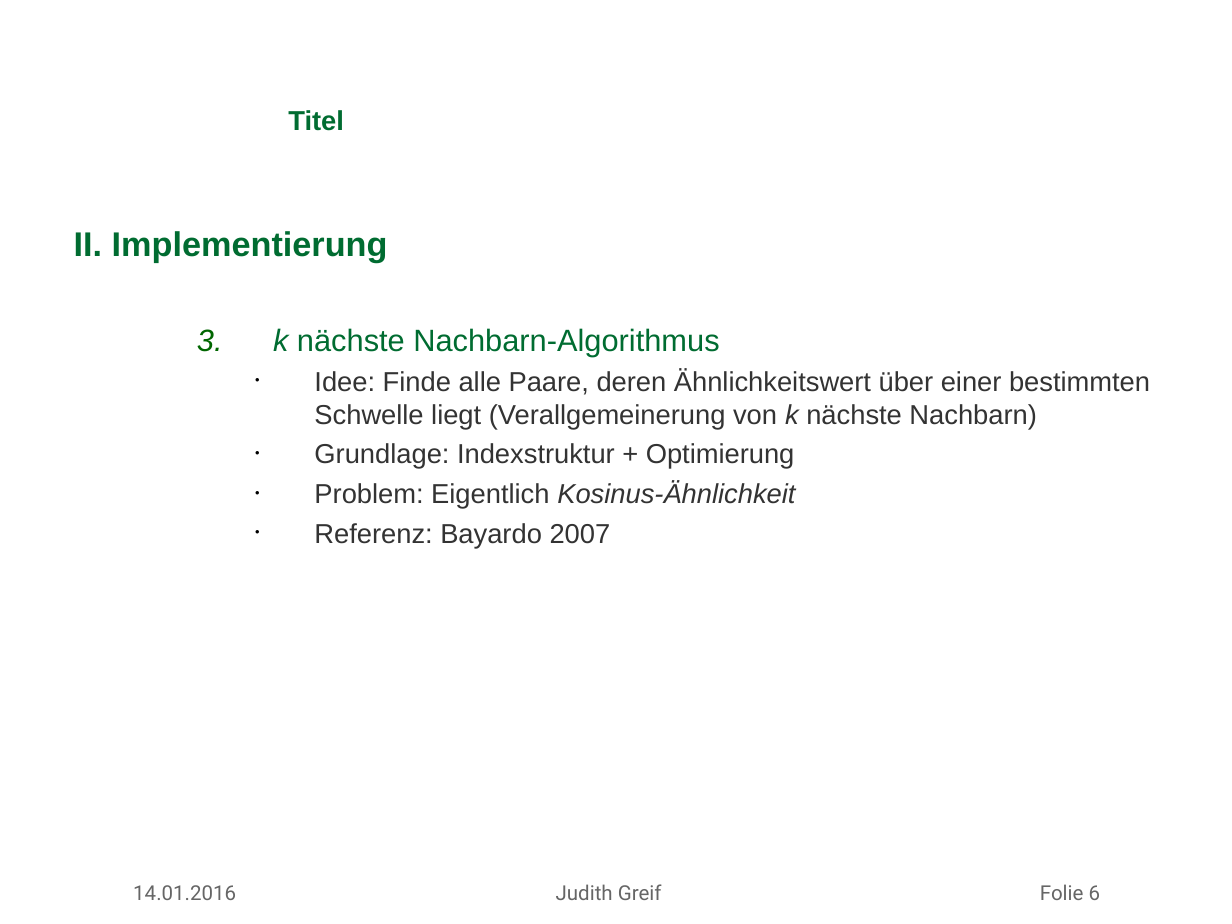
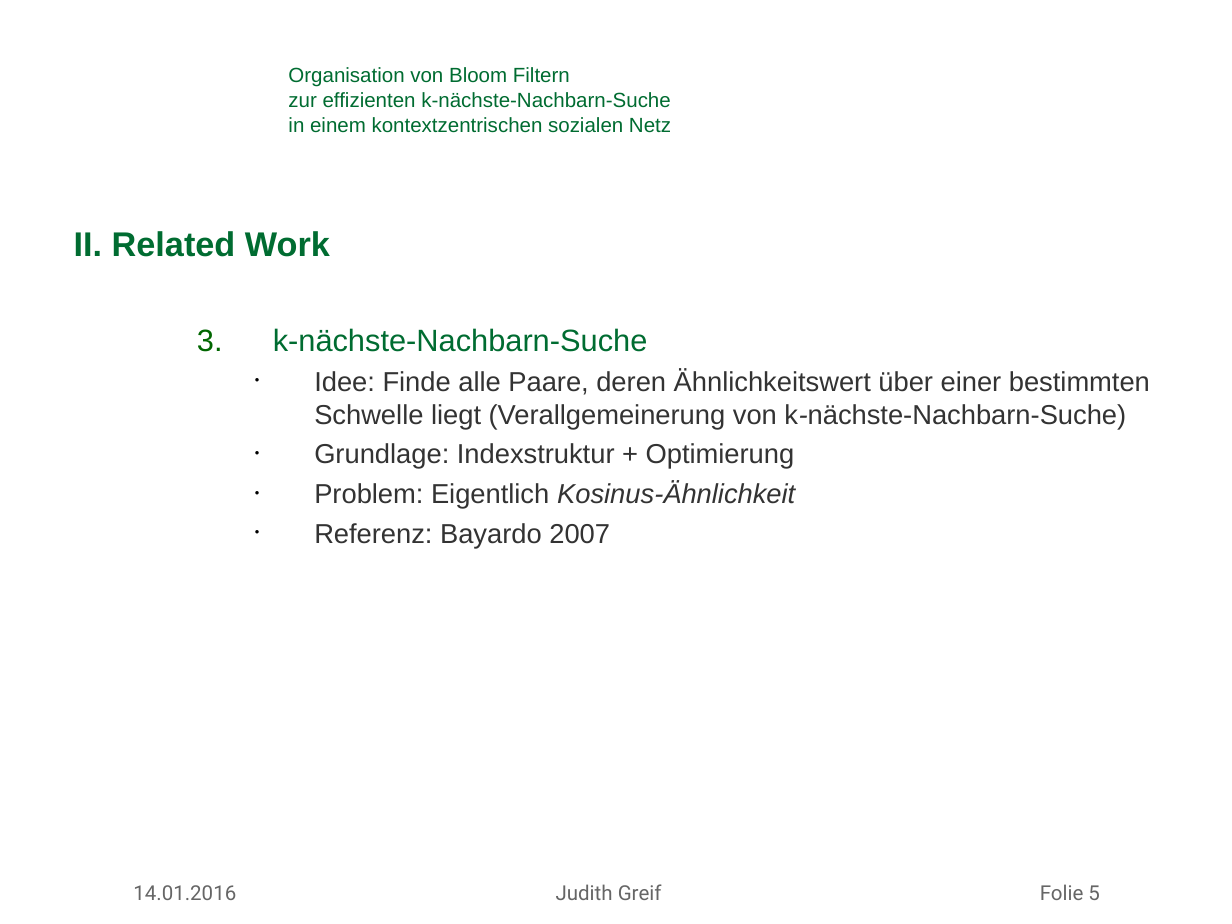
Before and after one commit to missgreenwood/masterarbeit, a slide deck: slide 5 of mdsg_latex_10062012/slides/antrittsvortrag_greif.ppt (slide 6 before the commit). Drawn at 1232x924 pixels with LibreOffice and Linux fonts; fonts in the diff are those of the drawing; background and template pictures are left out. Boxes give left, top, right and bottom in pixels: in the first picture for what was removed or moved away, otherwise in the second. Text is boxed around its words. In the diff, an @@ line names an element or a change of style, - is before the commit and + after.

```diff
--- a/mdsg_latex_10062012/slides/antrittsvortrag_greif.ppt
+++ b/mdsg_latex_10062012/slides/antrittsvortrag_greif.ppt
@@ title at (288,67,671,133): text changed; size 16 to 12 pt; bold off @@
-Titel
+Organisation von Bloom Filtern
+zur effizienten k-nächste-Nachbarn-Suche
+in einem kontextzentrischen sozialen Netz
@@ text at (74,231,1150,430): text changed @@
-II. Implementierung
-  3. k nächste Nachbarn-Algorithmus
-    • Idee: Finde alle Paare, deren Ähnlichkeitswert über einer bestimmten Schwelle liegt (Verallgemeinerung von k nächste Nachbarn)
+II. Related Work
+  3. k-nächste-Nachbarn-Suche
+    • Idee: Finde alle Paare, deren Ähnlichkeitswert über einer bestimmten Schwelle liegt (Verallgemeinerung von k-nächste-Nachbarn-Suche)
@@ text at (133,884,1100,900): text changed @@
-14.01.2016 Judith Greif Folie 6
+14.01.2016 Judith Greif Folie 5
```
Also in this commit, not shown: 7 other slides changed, 1 slide added, 1 slide removed, 16 other files.
